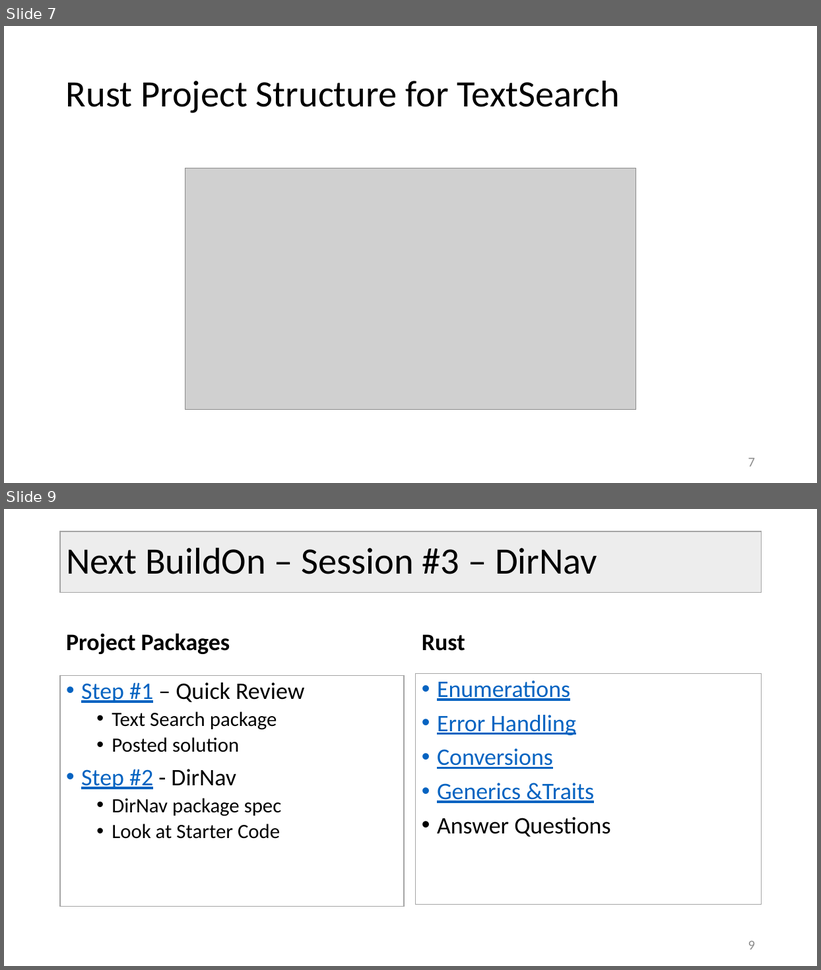
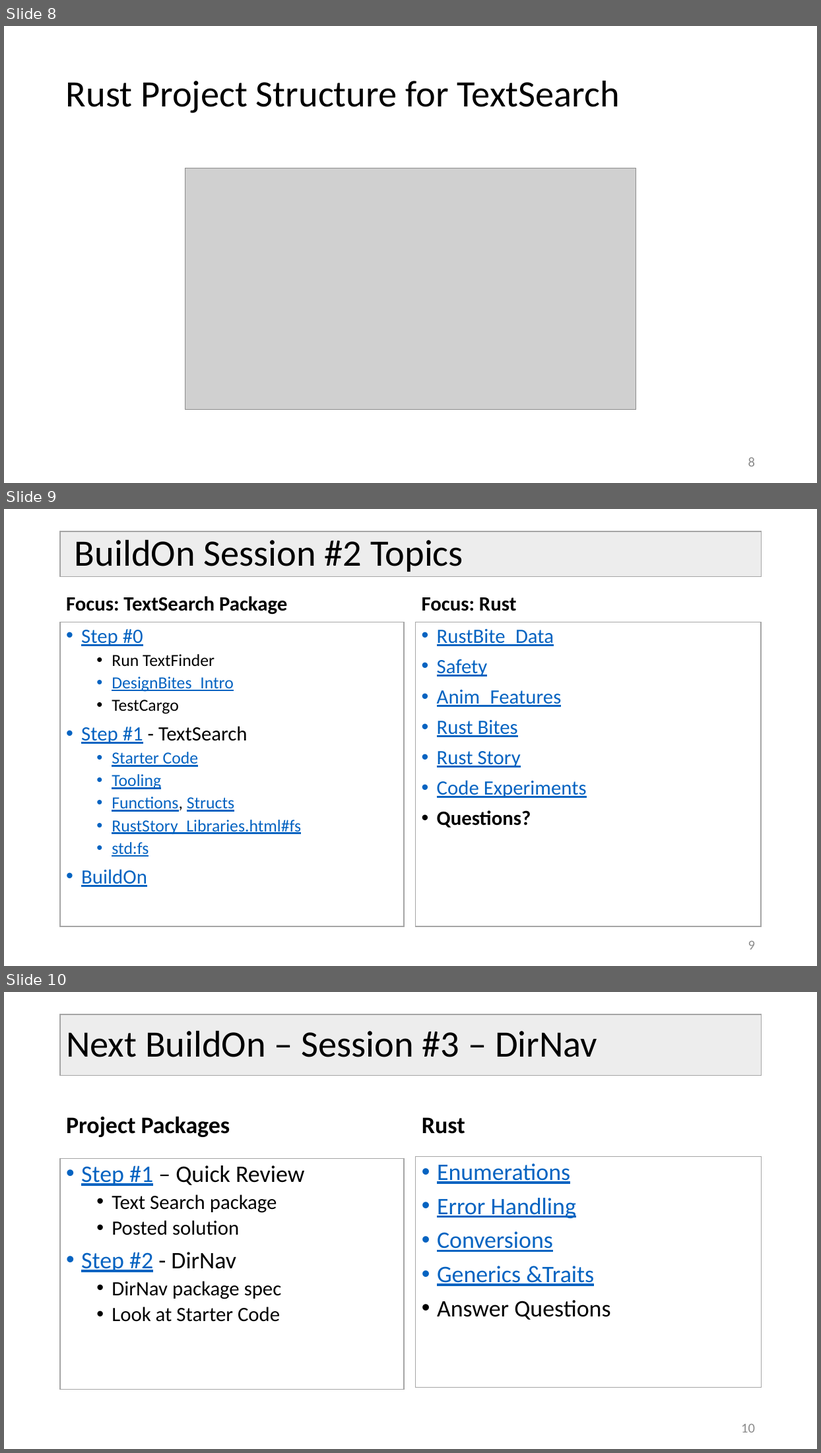
Before and after one commit to JimFawcett/JimFawcett.github.io, a slide deck: Resources/Build-On-2.pptx. Shown one above the other, each under a label of ours: slides 7 and 9 before the commit, slides 8, 9 and 10 after it; the slides between them are not shown. The pictures are 821x970 and 821x1453 pixels, drawn with LibreOffice and Linux fonts; fonts in the diff are those of the drawing; grey boxes stand for pictures. Boxes give left, top, right and bottom in pixels: in the first picture for what was removed or moved away, otherwise in the second. Text is boxed around its words. In the diff, an @@ line names an element or a change of style, - is before the commit and + after.

```diff
--- a/Resources/Build-On-2.pptx
+++ b/Resources/Build-On-2.pptx
@@ slide 9 added at [4,509,817,966], background #FFFFFF @@
@@ title added at [60,531,762,577], fill #EDEDED, outline #A5A5A5 1 pt, 44 pt, text #000000 @@
+BuildOn Session #2 Topics
@@ text added at [66,596,287,615], 24 pt, text #000000, bold @@
+Focus: TextSearch Package
@@ text added at [422,597,516,611], 24 pt, text #000000, bold @@
+Focus: Rust
@@ text added at [60,623,404,927], fill #FFFFFF, outline #A5A5A5 1 pt, 20 pt, text #0563C1, underline @@
+• Step #0
+  • Run TextFinder
+  • DesignBites_Intro
+  • TestCargo
+• Step #1 - TextSearch
+  • Starter Code
+  • Tooling
+  • Functions, Structs
+  • RustStory_Libraries.html#fs
+  • std:fs
+• BuildOn
@@ text added at [416,623,762,927], fill #FFFFFF, outline #A5A5A5 1 pt, 24 pt, text #0563C1, underline @@
+• RustBite_Data
+• Safety
+• Anim_Features
+• Rust Bites
+• Rust Story
+• Code Experiments
+• Questions?
@@ page number added at [748,941,755,950], 16 pt, text #8C8C8C @@
+9
@@ what was slide 7 is now slide 8 @@
@@ page number at [748,458,755,467]: text changed @@
-7
+8
@@ what was slide 9 is now slide 10 @@
@@ page number at [741,1424,755,1433]: text changed @@
-9
+10
```
Also in this commit, not shown: 1 slide changed, 1 other file.
